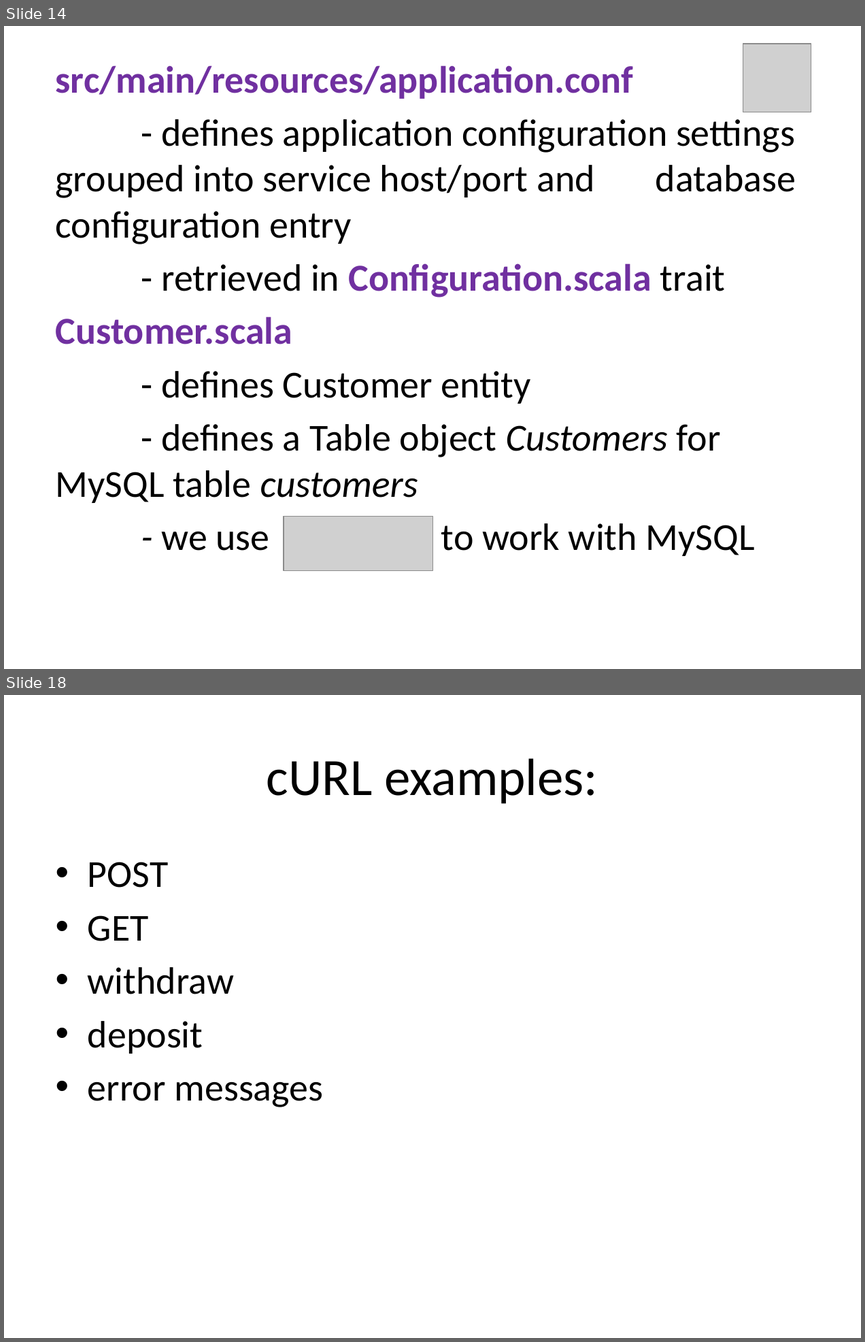
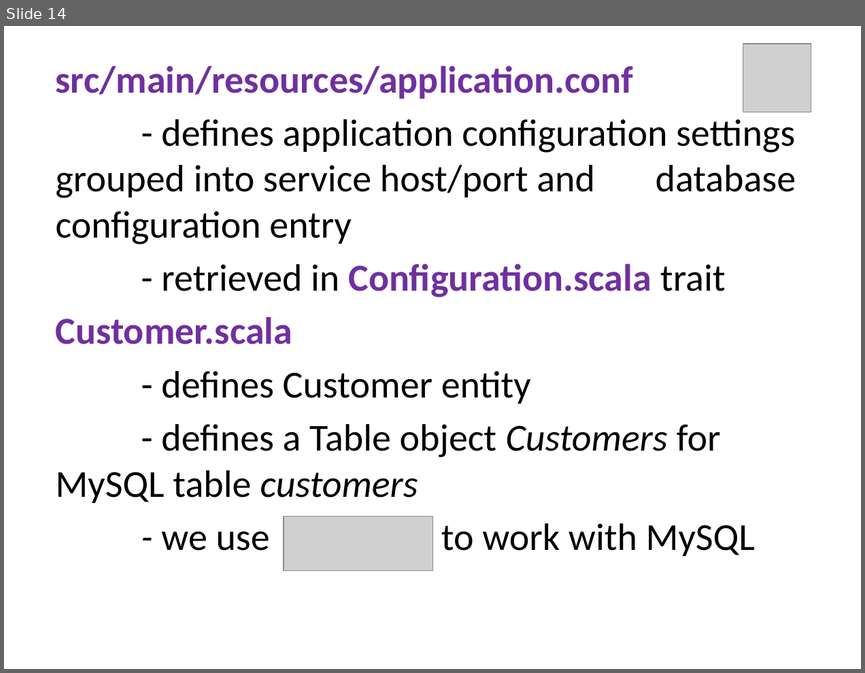
Before and after one commit to martadoberschuetz/scala, a slide deck: project presentation final.pptx. Shown one above the other, each under a label of ours: slides 14 and 18 before the commit, slide 14 after it; the slides between them are not shown. The pictures are 865x1342 and 865x673 pixels, drawn with LibreOffice and Linux fonts; fonts in the diff are those of the drawing; grey boxes stand for pictures. Boxes give left, top, right and bottom in pixels: in the first picture for what was removed or moved away, otherwise in the second. Text is boxed around its words. In the diff, an @@ line names an element or a change of style, - is before the commit and + after.

```diff
--- a/project presentation final.pptx
+++ b/project presentation final.pptx
@@ slide 18 removed at box(4, 695, 861, 1338), background #FFFFFF @@
@@ title removed at box(266, 758, 598, 804) @@
-cURL examples:
@@ text removed at box(88, 862, 324, 1107) @@
-• POST
-• GET
-• withdraw
-• deposit
-• error messages
```
Also in this commit, not shown: 3 slides changed, 1 slide added, 3 other slides removed.
